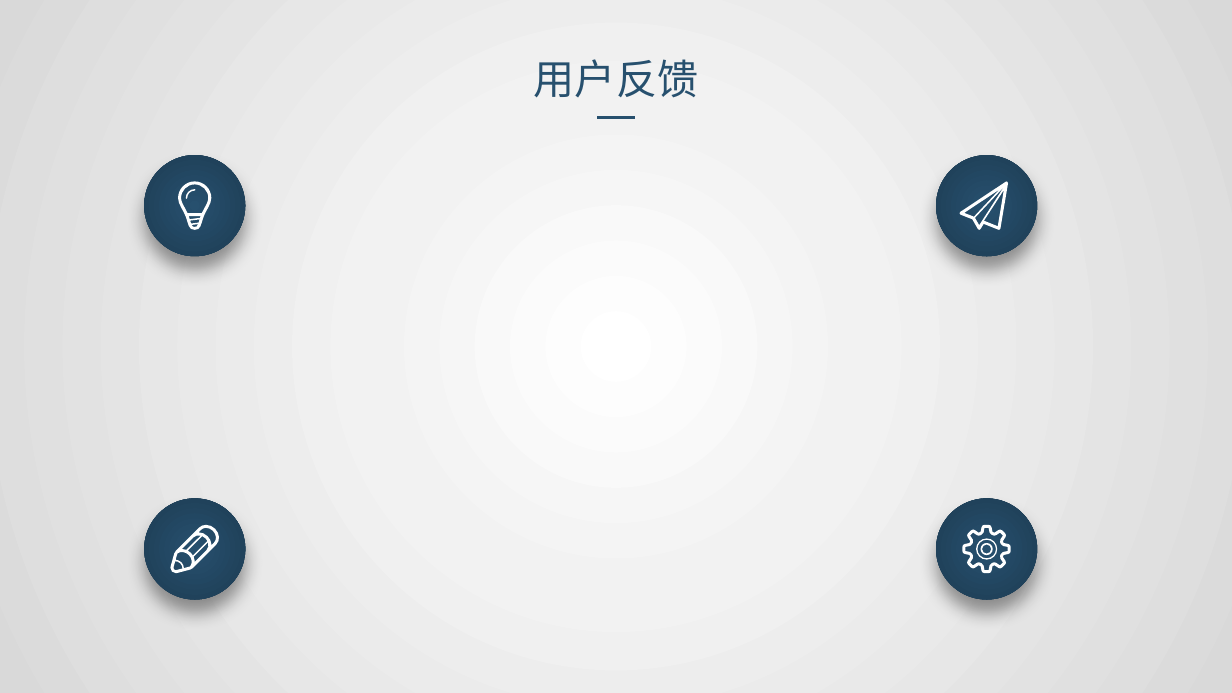
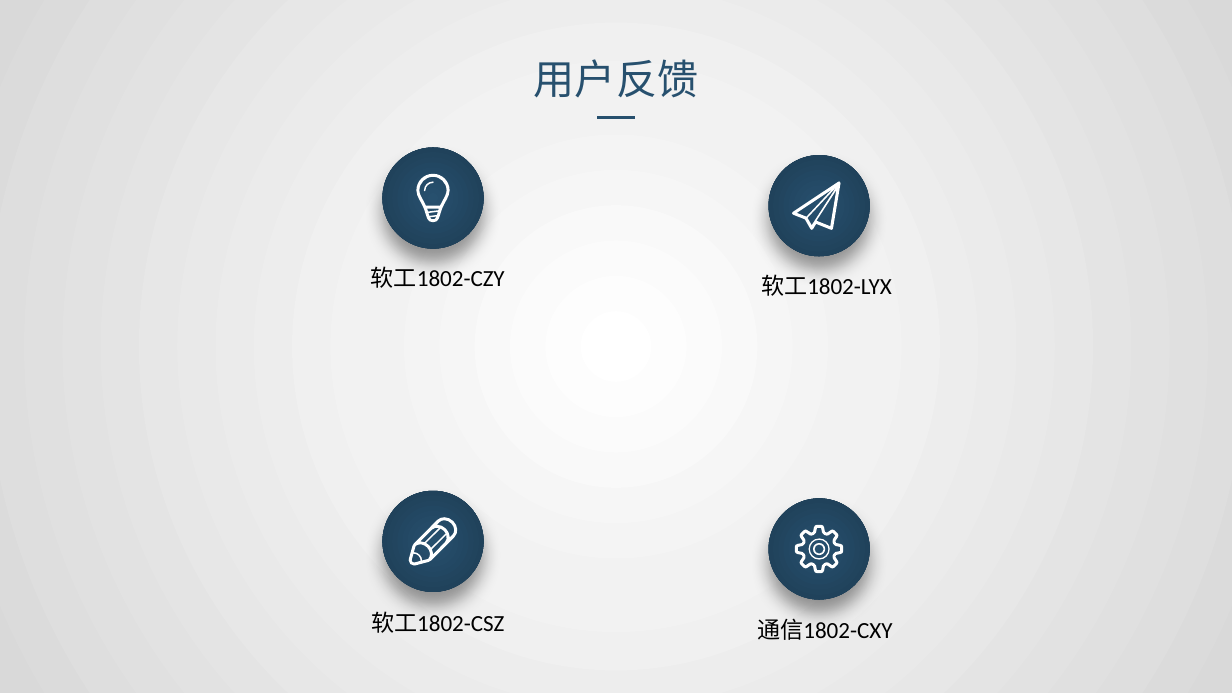
Before and after one commit to avgstuBoboge/SE2020-document, a slide deck: slide 14 of ppt/SE2020-G16-实现测试.pptx (slide 13 before the commit). Drawn at 1232x693 pixels with LibreOffice and Linux fonts; fonts in the diff are those of the drawing. Boxes give left, top, right and bottom in pixels: in the first picture for what was removed or moved away, otherwise in the second. Text is boxed around its words. In the diff, an @@ line names an element or a change of style, - is before the commit and + after.

```diff
--- a/ppt/SE2020-G16-实现测试.pptx
+++ b/ppt/SE2020-G16-实现测试.pptx
@@ ellipse: place and size @@
-ellipse at (144, 155, 245, 256)
+ellipse at (382, 148, 483, 249)
@@ freeform shape: place and size @@
-freeform shape at (179, 181, 212, 229)
+freeform shape at (416, 174, 450, 222)
@@ freeform shape: place and size @@
-freeform shape at (186, 188, 196, 198)
+freeform shape at (424, 181, 434, 191)
@@ text added at (371, 263, 505, 288), 13.5 pt, text #000000 @@
+软工1802-CZY
@@ text added at (761, 270, 892, 296), 13.5 pt, text #000000 @@
+软工1802-LYX
@@ ellipse: place and size @@
-ellipse at (144, 499, 245, 600)
+ellipse at (382, 490, 483, 591)
@@ freeform shape: place and size @@
-freeform shape at (170, 525, 218, 573)
+freeform shape at (409, 517, 457, 565)
@@ 2 ellipses, 1 freeform shape: place and size @@
-2 ellipses, 1 freeform shape at (936, 155, 1037, 600)
+2 ellipses, 1 freeform shape at (769, 155, 870, 600)
@@ 3 freeform shapes: place and size @@
-3 freeform shapes at (960, 181, 1008, 559)
+3 freeform shapes at (792, 181, 840, 559)
@@ text added at (371, 611, 504, 633), 13.5 pt, text #000000 @@
+软工1802-CSZ
@@ text added at (757, 618, 892, 640), 13.5 pt, text #000000 @@
+通信1802-CXY
```
Also in this commit, not shown: 2 other slides changed, 3 slides added, 2 slides removed, 12 other files.
